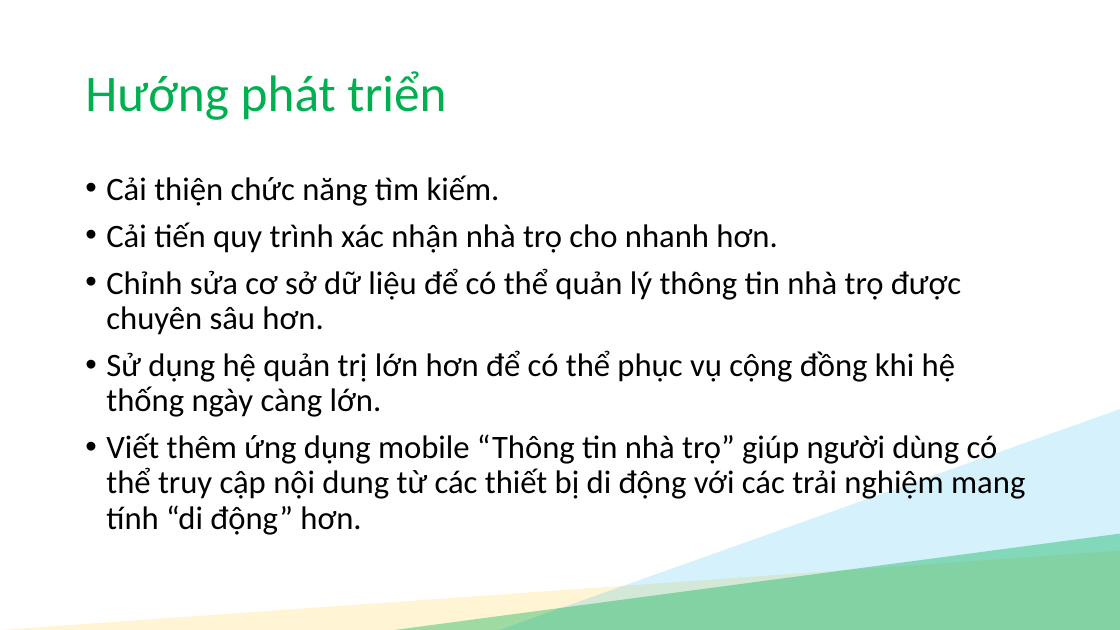
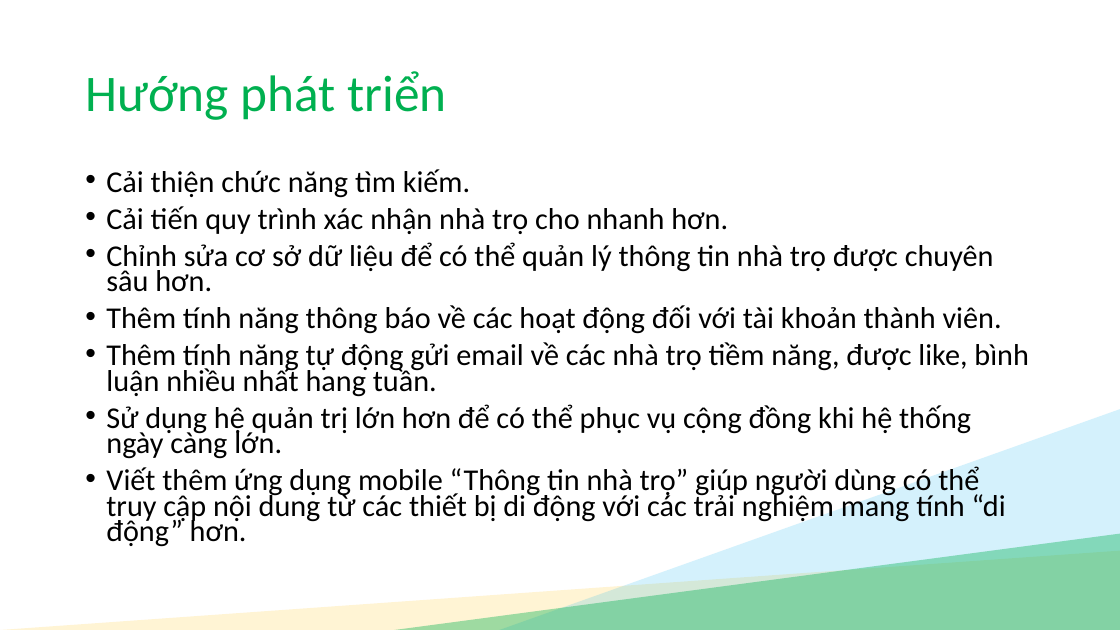
Before and after one commit to duduct/NienLuan4, a slide deck: slide 17 of docs/NL04_Báo cáo niên luận.pptx. Drawn at 1120x630 pixels with LibreOffice and Linux fonts; fonts in the diff are those of the drawing. Boxes give left, top, right and bottom in pixels: in the first picture for what was removed or moved away, otherwise in the second. Text is boxed around its words. In the diff, an @@ line names an element or a change of style, - is before the commit and + after.

Commit message:
Cập nhật slide mục hướng phát triển

```diff
--- a/docs/NL04_Báo cáo niên luận.pptx
+++ b/docs/NL04_Báo cáo niên luận.pptx
@@ text at (106, 169, 1006, 547): size 28 to 25.9 pt in "Cải thiện chức năng tìm kiếm.", "Cải tiến quy trình xác nhận nhà ...", "Chỉnh sửa cơ sở dữ liệu để ...", "Sử dụng hệ quản trị lớn hơn ..." and 1 more places; line spacing 0.9 to 0.7 @@
@@ text at (106, 305, 1029, 397): paragraphs added @@
+• Thêm tính năng thông báo về các hoạt động đối với tài khoản thành viên.
+• Thêm tính năng tự động gửi email về các nhà trọ tiềm năng, được like, bình luận nhiều nhất hang tuần.
```
Also in this commit, not shown: 1 other slide changed.
